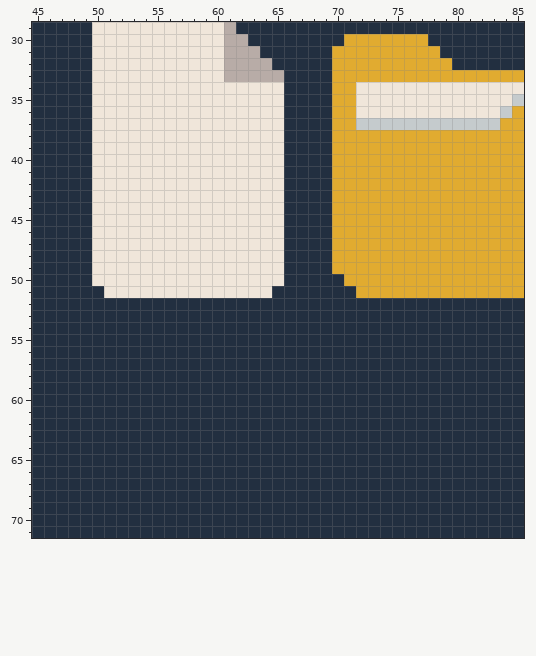
Pixel-art file: Engine-AngeliA/Universe/Aseprite/UI.ase. The first picture shows the starting point.
256x256 pixels, 1 frame. Colours within 5 levels of each other are drawn and written as one. Shown: x 45..85, y 29..71. The commit also changed other parts of the picture, which this record leaves out.
The result:
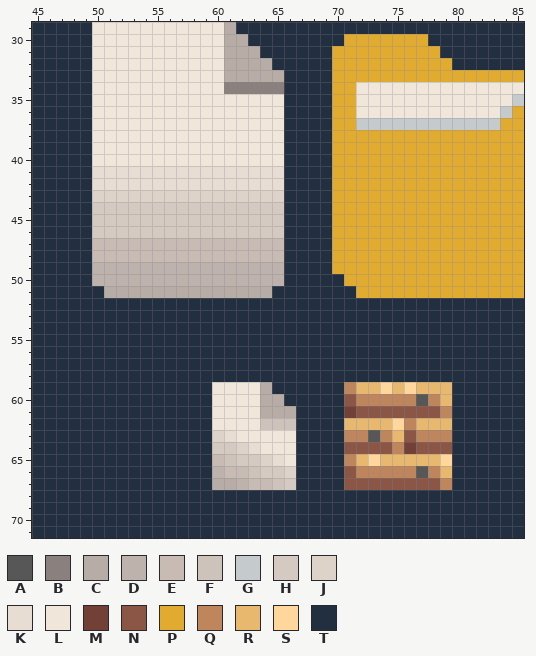
Palette (. is transparent): A #575757  B #8a817f  C #b8aca7  D #bdb2ac  E #c7bbb4  F #cec3bb  G #c5cbcd  H #d5cac1  J #ded3c9  K #e7ddd2  L #f0e6da  M #734037  N #8c5646  P #e1ab30  Q #bf855c  R #e8b86f  S #ffd79c  T #222f40
What changed:
Layer "Layer":
y 34: x 61..65 LLLLL -> BBBBB
y 41..42: x 50..65 LLLLLLLLLLLLLLLL -> KKKKKKKKKKKKKKKK
y 43: x 50..65 LLLLLLLLLLLLLLLL -> JJJJJJJJJJJJJJJJ
y 44..46: x 50..65 LLLLLLLLLLLLLLLL -> HHHHHHHHHHHHHHHH
y 47..48: x 50..65 LLLLLLLLLLLLLLLL -> EEEEEEEEEEEEEEEE
y 49..50: x 50..65 LLLLLLLLLLLLLLLL -> DDDDDDDDDDDDDDDD
y 51: x 51..64 LLLLLLLLLLLLLL -> CCCCCCCCCCCCCC
y 59: x 60..64 TTTTT -> LLLLC; x 71..79 TTTTTTTTT -> QRRSRSRRR
y 60: x 60..65 TTTTTT -> LLLLCC; x 71..79 TTTTTTTTT -> NQQQQQAQR
y 61: x 60..66 TTTTTTT -> LLLLCCC; x 71..79 TTTTTTTTT -> MNNNNNNNQ
y 62: x 60..66 TTTTTTT -> LLLLFFF; x 71..79 TTTTTTTTT -> RRRRSQRRR
y 63: x 60..66 TTTTTTT -> JKLLLLL; x 71..79 TTTTTTTTT -> QQAQRNQQQ
y 64: x 60..66 TTTTTTT -> HHJKLLL; x 71..79 TTTTTTTTT -> NNNNQMNNN
y 65: x 60..66 TTTTTTT -> EFHHJKL; x 71..79 TTTTTTTTT -> QRSRRRRRS
y 66: x 60..66 TTTTTTT -> DEEFHHJ; x 71..79 TTTTTTTTT -> NQQQQQAQR
y 67: x 60..66 TTTTTTT -> CCDEEFH; x 71..79 TTTTTTTTT -> NNNNNNNNQ
